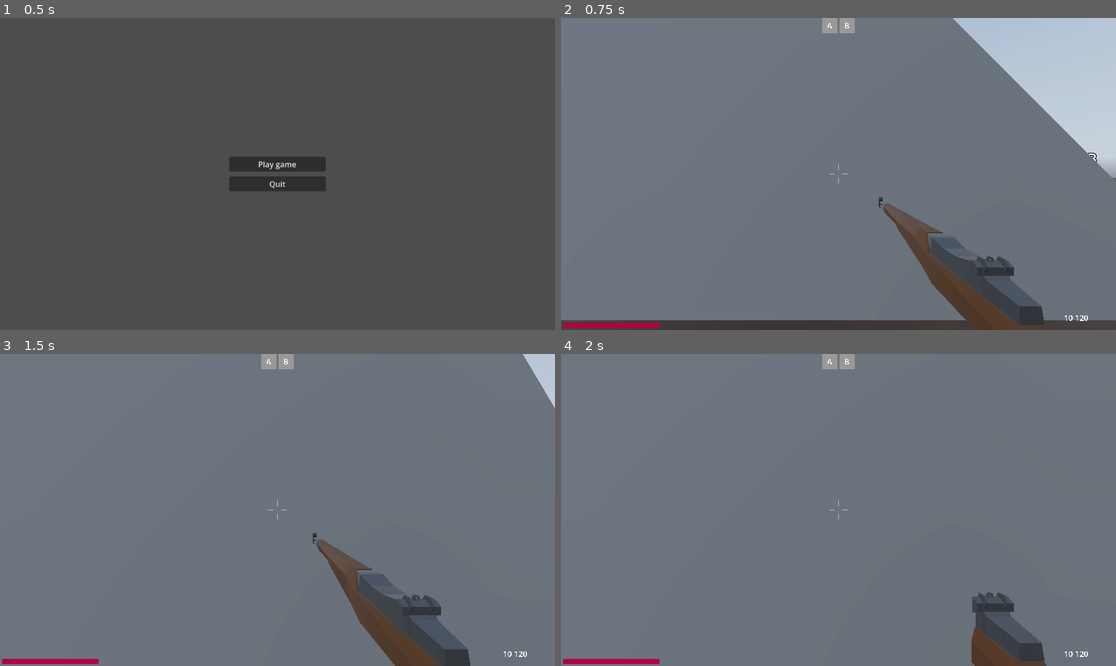
Above: before the commit, frames 1-4 (two rows, left to right).
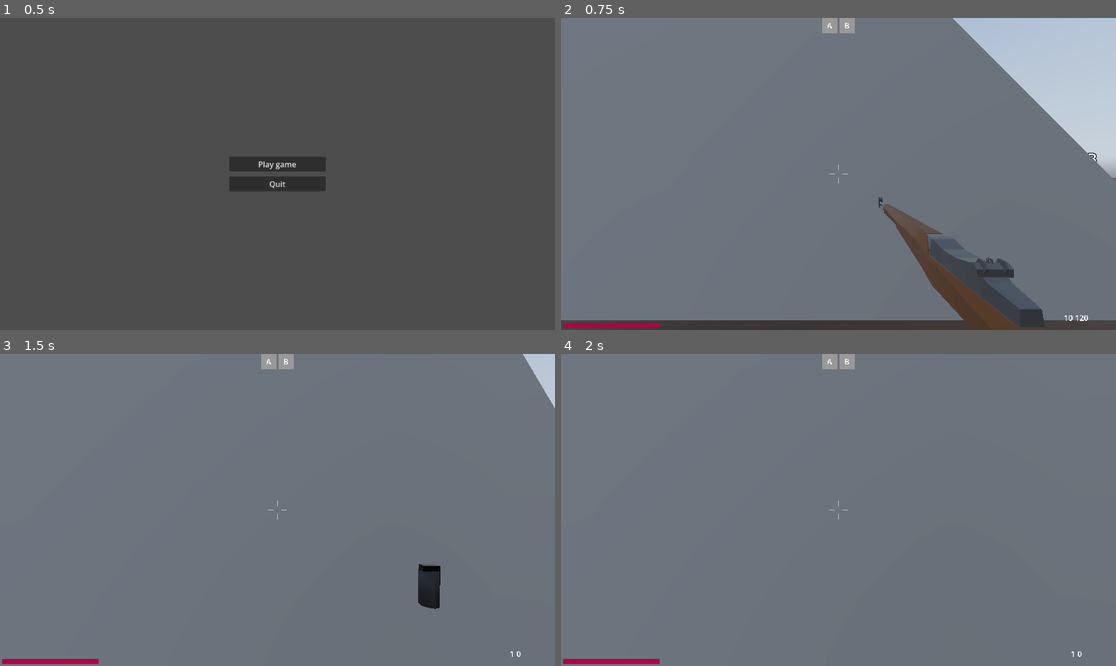
Above: after the commit, the same moments.

Repository: mcmacska/Fields-of-Smoke
Game: Godot game, scene res://scenes/screens/main_menu.tscn
The game is run twice, just before and just after one commit, with the same random seed, the same clock (stepped at 60 frames per second) and the same inputs. A sky picture missing from this copy of the repository is replaced by a grey-blue gradient.
Inputs (mouse positions are in pixels of both pictures, inside the frame that each line leads up to):
- Up to frame 1 (0.5 s): no input
- Up to frame 2 (0.75 s): click "Play game" at 0.5 s
- Up to frame 3 (1.5 s): tap Enter at 1.25 s; move the mouse to (305, 510) at 1.27 s; hold Up (forward) from 1.28 s (still down); hold Mouse wheel down (scroll_down) from 1.28 s (still down); right-click (305, 510) at 1.35 s
- Up to frame 4 (2 s): keep holding Up (forward); keep holding Mouse wheel down (scroll_down); tap Space (jump) at 1.52 s

Frame 1 is identical in both runs. In frame 2, 0.5% of the frame differs, in the area x 57-88%, y 57-100%; in frame 3, 4.8%, in the area x 56-95%, y 57-100%; in frame 4, 2.3%.

Commit message:
BaseItem fixed, smoke grenade throwing added

Diff:
--- a/Fields_of_Smoke/scenes/weapons/smoke_grenade.tscn
+++ b/Fields_of_Smoke/scenes/weapons/smoke_grenade.tscn
@@ -1,20 +1,11 @@
 [gd_scene format=3 uid="uid://woewktu1s6un"]
 
 [ext_resource type="Script" uid="uid://ephugi4rpnti" path="res://scripts/weapons/smoke_grenade.gd" id="1_wcmu2"]
+[ext_resource type="PackedScene" uid="uid://b2jhfmi03sirk" path="res://scenes/weapons/smoke_grenade_throwable.tscn" id="2_ko08u"]
 [ext_resource type="PackedScene" uid="uid://d24pro6glqj0r" path="res://assets/weapons/smoke_grenade.glb" id="2_wcmu2"]
 
-[sub_resource type="BoxShape3D" id="BoxShape3D_1mndr"]
-size = Vector3(0.051778793, 0.10112333, 0.050495148)
-
-[node name="Smoke" type="RigidBody3D" unique_id=143100727]
-collision_layer = 4
-collision_mask = 7
+[node name="Smoke" type="Node3D" unique_id=475603235]
 script = ExtResource("1_wcmu2")
-
-[node name="CollisionShape2D" type="CollisionShape3D" parent="." unique_id=773982310]
-transform = Transform3D(1, 0, 0, 0, 1, 0, 0, 0, 1, 0, 0.000756979, 0)
-shape = SubResource("BoxShape3D_1mndr")
+throwable_scene = ExtResource("2_ko08u")
 
 [node name="smoke_grenade" parent="." unique_id=1602396139 instance=ExtResource("2_wcmu2")]
-
-[connection signal="body_entered" from="." to="." method="_on_body_entered"]
--- /dev/null
+++ b/Fields_of_Smoke/scenes/weapons/smoke_grenade_throwable.tscn
@@ -0,0 +1,16 @@
+[gd_scene format=3 uid="uid://b2jhfmi03sirk"]
+
+[ext_resource type="Script" uid="uid://ephugi4rpnti" path="res://scripts/weapons/smoke_grenade.gd" id="1_q4nyr"]
+[ext_resource type="PackedScene" uid="uid://d24pro6glqj0r" path="res://assets/weapons/smoke_grenade.glb" id="2_iwsi4"]
+
+[sub_resource type="BoxShape3D" id="BoxShape3D_q4nyr"]
+size = Vector3(0.051864624, 0.09959793, 0.05130768)
+
+[node name="Smoke" type="RigidBody3D" unique_id=1231177094]
+script = ExtResource("1_q4nyr")
+
+[node name="CollisionShape3D" type="CollisionShape3D" parent="." unique_id=330216816]
+transform = Transform3D(1, 0, 0, 0, 1, 0, 0, 0, 1, 0, 0.0004825592, 0)
+shape = SubResource("BoxShape3D_q4nyr")
+
+[node name="smoke_grenade" parent="." unique_id=1602396139 instance=ExtResource("2_iwsi4")]
--- a/Fields_of_Smoke/scripts/characters/player.gd
+++ b/Fields_of_Smoke/scripts/characters/player.gd
@@ -76,11 +76,10 @@
 	# add starter weapons
 	add_weapon(preload("res://scenes/weapons/weapon.tscn"))
 	add_weapon(preload("res://scenes/weapons/smg62.tscn"))
+	add_weapon(preload("res://scenes/weapons/smoke_grenade.tscn"))
 	equip_weapon(0)
 	# set camera origin
 	camera_origin = camera.position
-	# set weapon position
-	current_weapon.position = current_weapon.hip_position
 
 
 func _input(event):
@@ -107,15 +106,14 @@
 	if Input.is_action_just_released("shoot"):
 		current_weapon.trigger_released(camera.global_transform)
 	# aim down sight
-	var target = current_weapon.hip_position
 	if Input.is_action_just_pressed("ADS"):
 		ads = true
-		current_weapon.is_ads = ads
+		current_weapon.secondary_action(ads)
 		weapon_holder.is_ads = ads
 		aim_changed.emit(ads)
 	if Input.is_action_just_released("ADS"):
 		ads = false
-		current_weapon.is_ads = ads
+		current_weapon.secondary_action(ads)
 		weapon_holder.is_ads = ads
 		aim_changed.emit(ads)
 	# switch last item in inventory
@@ -229,7 +227,7 @@
 	if current_weapon:
 		current_weapon.cancel_reload()
 		current_weapon.hide()
-		current_weapon.is_ads = false
+		current_weapon.secondary_action(false)
 		aim_changed.emit(false)
 	# Spawn new weapon
 	current_weapon = new_weapon
@@ -255,29 +253,6 @@
 		ammo_changed.emit(current_weapon.current_ammo, current_weapon.full_ammo)
 
 
-#func aim_down_sights(delta):
-	#if !current_weapon:
-		#return;
-		#
-	#print("weapon.position:", current_weapon.position)
-	#print("weapon.global_position:", current_weapon.global_position)
-	#current_weapon.position = current_weapon.position.lerp(
-		#current_weapon.ads_position,
-		#delta * 10.0
-	#)
-	#
-	#
-#func aim_hip(delta):
-	#if !current_weapon:
-		#return;
-		#
-	##var target_position: Vector3 = current_weapon.hip_position
-	#current_weapon.position = current_weapon.position.lerp(
-		#current_weapon.hip_position,
-		#delta * 10.0
-	#)
-
-
 func add_movement_effects(delta: float):
 	horizontal_speed = sqrt(velocity.x * velocity.x + velocity.z * velocity.z)
 	target_offset = Vector3.ZERO # reset the camera offset every frame
--- a/Fields_of_Smoke/scripts/weapons/base_grenade.gd
+++ b/Fields_of_Smoke/scripts/weapons/base_grenade.gd
@@ -1,7 +1,8 @@
-extends RigidBody3D
+extends BaseItem
 
 class_name BaseGrenade
 
+@export var throwable_scene: PackedScene
 
 var current_ammo: int = 1
 var full_ammo: int = 0
@@ -12,46 +13,15 @@
 # bullet stats
 @export var fuse_time: int = 0
 @export var damage: int = 0
-var velocity = Vector3.ZERO
-@export var bullet_hole_scene: PackedScene
-@export var accuracy: float = 0.02
-
-@export var fire_rate: float = 0.8
-@export var reload_speed: float = 2.0
-
-@export var clip_max_ammo: int = 10
-
-
-# effects
-#@onready var gunshot_sound = $GunshotSound
-#@onready var reload_sound = $ReloadSound
-
-@export var recoil_distance: float = -0.4
-@export var recoil_speed: float = 20.0
-@export var return_speed: float = 10.0
-var recoil_offset: float = 0.0
-var recoil_z: float = 0.0
-
-@export var push_strength: float = 0.01
-
-signal ammo_changed(current_ammo, full_ammo)
-
-var can_shoot: bool = true
-var is_reloading: bool = false
-
-# who throws it
-var wielder
-
-# position
-var is_ads: bool = false
-@export var hip_position: Vector3
-@export var ads_position: Vector3
-
+@export var throw_force = 1
 
 
 func _ready() -> void:
-	gravity_scale = 1.0
-	linear_damp = 0.0
+	position = Vector3(0.45, 0.35, -0.6)
 
-	if velocity != Vector3.ZERO:
-		look_at(global_position + velocity, Vector3.UP)
+
+func trigger_held(camera_transform: Transform3D):
+	pass
+
+func trigger_released(camera_transform: Transform3D):
+	primary_action(camera_transform)
--- a/Fields_of_Smoke/scripts/weapons/base_item.gd
+++ b/Fields_of_Smoke/scripts/weapons/base_item.gd
@@ -5,8 +5,34 @@
 # weapon type
 @export var item_slot: int = 0
 
+@export var fire_rate: float = 0.8
+var can_shoot: bool = true
+
+var wielder
+
+
+signal ammo_changed(current_ammo, full_ammo)
+
+
+
+func trigger_pressed(camera_transform: Transform3D):
+	pass
+
+func trigger_held(camera_transform: Transform3D):
+	pass
+
+func trigger_released(camera_transform: Transform3D):
+	pass
+
+
 func primary_action(camera_transform: Transform3D):
 	pass
 
-func secondary_action():
+func secondary_action(ads: bool):
 	pass
+
+func reload():
+	pass
+
+func cancel_reload():
+	pass
--- a/Fields_of_Smoke/scripts/weapons/base_weapon.gd
+++ b/Fields_of_Smoke/scripts/weapons/base_weapon.gd
@@ -10,7 +10,7 @@
 
 #var projectile_scene = preload("res://scenes/weapons/projectile3d.tscn")
 
-@export var fire_rate: float = 0.8
+#@export var fire_rate: float = 0.8
 @export var reload_speed: float = 2.0
 
 @export var current_ammo: int = 10
@@ -32,12 +32,12 @@
 
 @export var push_strength: float = 0.01
 
-signal ammo_changed(current_ammo, full_ammo)
-
-var can_shoot: bool = true
+#signal ammo_changed(current_ammo, full_ammo)
+#
+#var can_shoot: bool = true
 var is_reloading: bool = false
 
-var wielder
+#var wielder
 
 # position
 var is_ads: bool = false
@@ -48,7 +48,7 @@
 
 # Called when the node enters the scene tree for the first time.
 func _ready() -> void:
-	pass
+	position = hip_position
 
 
 # Called every frame. 'delta' is the elapsed time since the previous frame.
@@ -63,17 +63,6 @@
 	var base_pos = position.lerp(target, 1.0 - exp(-32.0 * delta))
 	recoil_z = lerp(recoil_z, -recoil_offset, recoil_speed * delta)
 	position = base_pos + Vector3(0, 0, recoil_z)
-
-
-# each weapon implements the functions
-func trigger_pressed(camera_transform: Transform3D):
-	pass
-
-func trigger_held(camera_transform: Transform3D):
-	pass
-
-func trigger_released(camera_transform: Transform3D):
-	pass
 
 
 func primary_action(camera_transform: Transform3D):
@@ -97,6 +86,10 @@
 	# cooldown
 	await get_tree().create_timer(fire_rate).timeout
 	can_shoot = true
+
+
+func secondary_action(ads: bool):
+	is_ads = ads
 
 
 func create_ray(camera_transform: Transform3D, shooter: CharacterBody3D):
@@ -124,7 +117,6 @@
 
 func apply_damage(body: Node3D, shooter: CharacterBody3D):
 	print("Detected:", body.name)
-
 	var is_player = false
 	if body.is_in_group("friends") and shooter.is_in_group("friends"):
 		return
--- a/Fields_of_Smoke/scripts/weapons/smoke_grenade.gd
+++ b/Fields_of_Smoke/scripts/weapons/smoke_grenade.gd
@@ -1,10 +1,13 @@
 extends BaseGrenade
 
 
-## Called when the node enters the scene tree for the first time.
-#func _ready() -> void:
-	#gravity_scale = 1.0
-	#linear_damp = 0.0
-	#
-	#if velocity != Vector3.ZERO:
-		#look_at(global_position + velocity, Vector3.UP)
+func _init():
+	item_slot = 3
+	throw_force = 10
+
+
+func primary_action(camera_transform: Transform3D):
+	var g = throwable_scene.instantiate()
+	get_tree().current_scene.add_child(g)
+	g.global_position = camera_transform.origin - camera_transform.basis.z * 0.5
+	g.linear_velocity = -camera_transform.basis.z * throw_force
